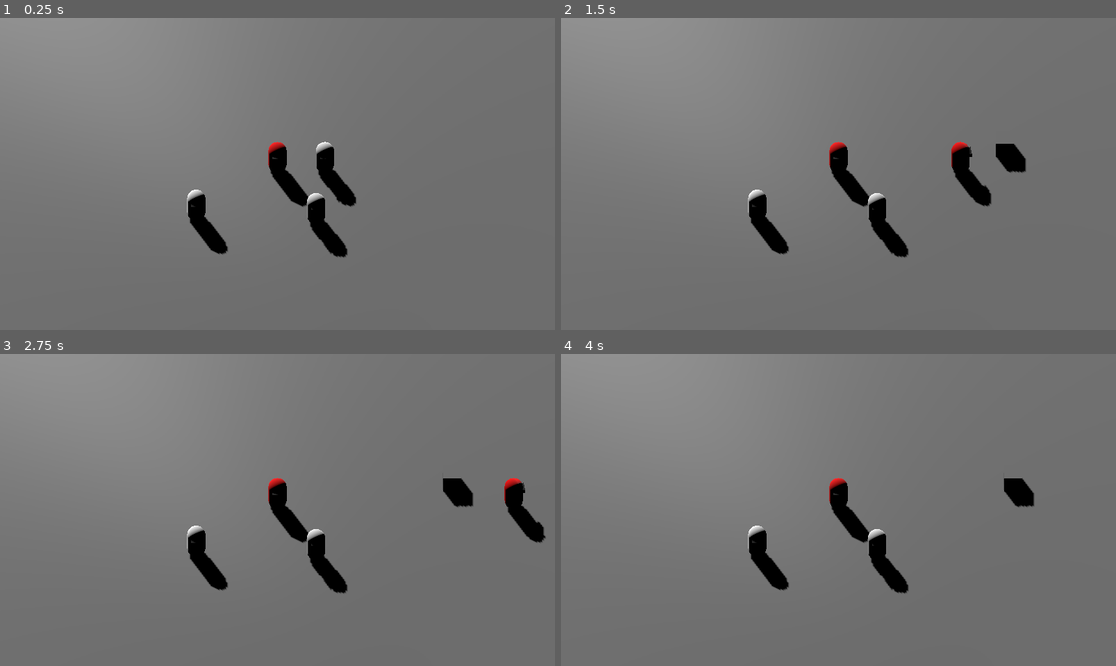
Above: before the commit, frames 1-4 (two rows, left to right).
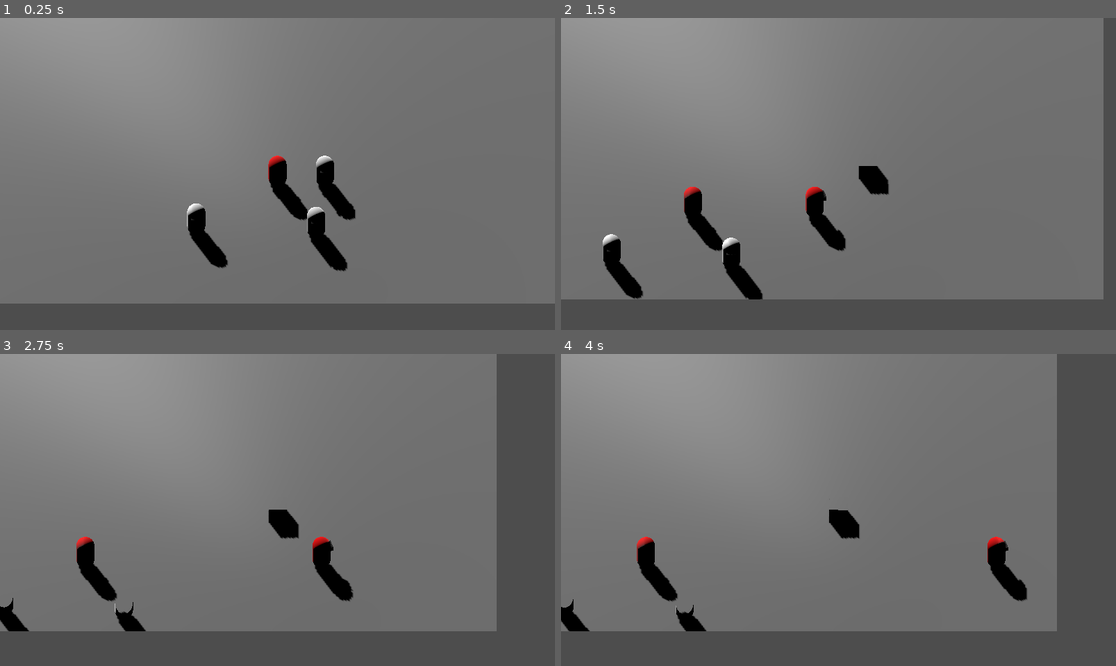
Above: after the commit, the same moments.

Repository: Eryans/godotwildjam_parasite
Game: Godot game, scene res://scenes/main.tscn
Two runs of this game, one before a commit and one after it. Both use one fixed random seed, a clock stepped at 60 frames per second and the inputs below.
Inputs (mouse positions are in pixels of both pictures, inside the frame that each line leads up to):
- Up to frame 1 (0.25 s): no input
- Up to frame 2 (1.5 s): tap Enter (ui_accept) at 0.5, 0.6, 0.77, 1.07, 1.35 s; move the mouse to (960, 158) at 0.52 s; hold Right (ui_right) 0.53-1.28 s; move the mouse to (727, 189) at 1.27 s; hold Down (ui_down) from 1.28 s (still down)
- Up to frame 3 (2.75 s): tap Enter (ui_accept) at 1.52, 1.82, 2.1 s; move the mouse to (333, 441) at 2.02 s; release Down (ui_down) at 2.03 s; hold Right (ui_right) from 2.03 s (still down)
- Up to frame 4 (4 s): move the mouse to (810, 572) at 2.77 s; release Right (ui_right) at 2.78 s; hold Up (ui_up) 2.78-3.53 s; tap Enter (ui_accept) at 2.85, 3.02, 3.32, 3.6, 3.77 s; move the mouse to (1005, 556) at 3.52 s; hold Left (ui_left) from 3.53 s (still down)

The runs differ from the first frame. In frame 1, 11% of the frame differs, in the area x 0-100%, y 39-100%; in frame 2, 18%; in frame 3, 24%; in frame 4, 25%, in the area x 0-100%, y 0-100%.

Commit message:
feat: :construction: better camera feel with changing target on parasite shoot

Diff:
--- a/scenes/main.tscn
+++ b/scenes/main.tscn
@@ -1,7 +1,10 @@
-[gd_scene load_steps=5 format=3 uid="uid://cbnfy5mgpbw7u"]
+[gd_scene load_steps=7 format=3 uid="uid://cbnfy5mgpbw7u"]
 
 [ext_resource type="Script" path="res://scripts/main.gd" id="1_g6wxm"]
 [ext_resource type="PackedScene" uid="uid://dxguoygigc1n6" path="res://scenes/person.tscn" id="2_h5p5s"]
+[ext_resource type="Script" path="res://scripts/camera_control.gd" id="2_ogl05"]
+
+[sub_resource type="SeparationRayShape3D" id="SeparationRayShape3D_n8iri"]
 
 [sub_resource type="StandardMaterial3D" id="StandardMaterial3D_uw0pq"]
 
@@ -18,8 +21,15 @@
 collision_mask = 3
 size = Vector3(45, 0.25, 45)
 
-[node name="Camera3D" type="Camera3D" parent="."]
-transform = Transform3D(1, 0, 0, 0, 0.707107, 0.707107, 0, -0.707107, 0.707107, 0, 7, 7.5)
+[node name="CameraControl" type="SpringArm3D" parent="."]
+transform = Transform3D(1, 0, 0, 0, 0.707107, 0.707107, 0, -0.707107, 0.707107, 0, 0, 0)
+shape = SubResource("SeparationRayShape3D_n8iri")
+spring_length = 6.0
+script = ExtResource("2_ogl05")
+camera_speed = 4.0
+
+[node name="Camera3D" type="Camera3D" parent="CameraControl"]
+transform = Transform3D(1, 0, 0, 0, 1, 0, 0, 0, 1, 0, 0.592488, 14.4075)
 projection = 1
 size = 17.071
 far = 31.72
@@ -45,5 +55,8 @@
 [node name="Person4" parent="." instance=ExtResource("2_h5p5s")]
 transform = Transform3D(1, 0, 0, 0, 1, 0, 0, 0, 1, -4.44771, 0.878722, 3.68866)
 
+[node name="StartingZone" type="Marker3D" parent="."]
+transform = Transform3D(1, 0, 0, 0, 1, 0, 0, 0, 1, 18.1551, 2.64563, 18.9623)
+
 [editable path="Person"]
 [editable path="Person2"]
--- /dev/null
+++ b/scripts/camera_control.gd
@@ -0,0 +1,20 @@
+extends SpringArm3D
+class_name CameraControl
+
+@export var camera_speed: float = 1
+
+@onready var target: Node3D = null
+@onready var camera: Camera3D = $Camera3D
+
+
+# Called when the node enters the scene tree for the first time.
+func _ready():
+	pass  # Replace with function body.
+
+
+# Called every frame. 'delta' is the elapsed time since the previous frame.
+func _process(delta):
+	print(target)
+	if target:
+		global_transform.origin = global_transform.origin.lerp(target.global_transform.origin, camera_speed * delta)
+	pass
--- a/scripts/main.gd
+++ b/scripts/main.gd
@@ -2,7 +2,7 @@
 
 @export var current_host: Person = null
 
-@onready var camera: Camera3D = $Camera3D
+@onready var camera_control: CameraControl = $CameraControl
 
 var parasite_scn: PackedScene = preload("res://scenes/parasite.tscn")
 
@@ -13,6 +13,7 @@
 func _ready():
 	if current_host:
 		current_host.set_infected()
+		camera_control.target = current_host
 	pass  # Replace with function body.
 
 
@@ -33,6 +34,7 @@
 			print("no normalize", parasite_direction)
 
 			parasite.shoot(parasite_direction.normalized())
+			camera_control.target = parasite
 			current_host = null
 			return
 		# current_host.look_at(-shoot_ray().position, Vector3.UP)
@@ -53,8 +55,8 @@
 func shoot_ray() -> Vector3:
 	var mouse_pos: Vector2 = get_viewport().get_mouse_position()
 	var ray_length: int = 1000
-	var from: Vector3 = camera.project_ray_origin(mouse_pos)
-	var to: Vector3 = from + camera.project_ray_normal(mouse_pos) * ray_length
+	var from: Vector3 = camera_control.camera.project_ray_origin(mouse_pos)
+	var to: Vector3 = from + camera_control.camera.project_ray_normal(mouse_pos) * ray_length
 	var space: PhysicsDirectSpaceState3D = get_world_3d().direct_space_state
 	var ray_query: PhysicsRayQueryParameters3D = PhysicsRayQueryParameters3D.new()
 	ray_query.from = from
@@ -69,4 +71,5 @@
 func _on_parasite_infect_person(person: Person):
 	person.set_infected()
 	current_host = person
+	camera_control.target = current_host
 	pass
